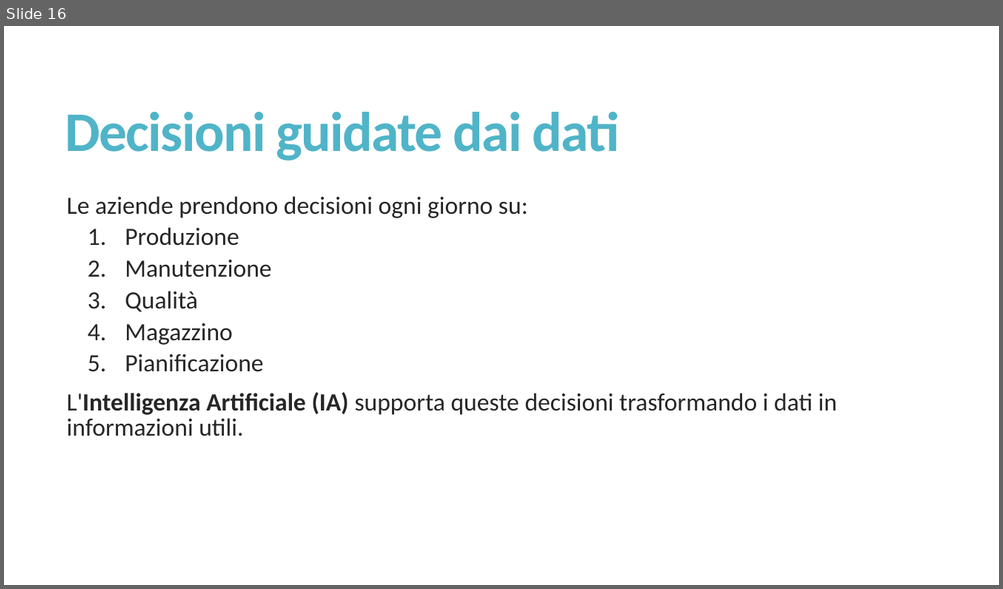
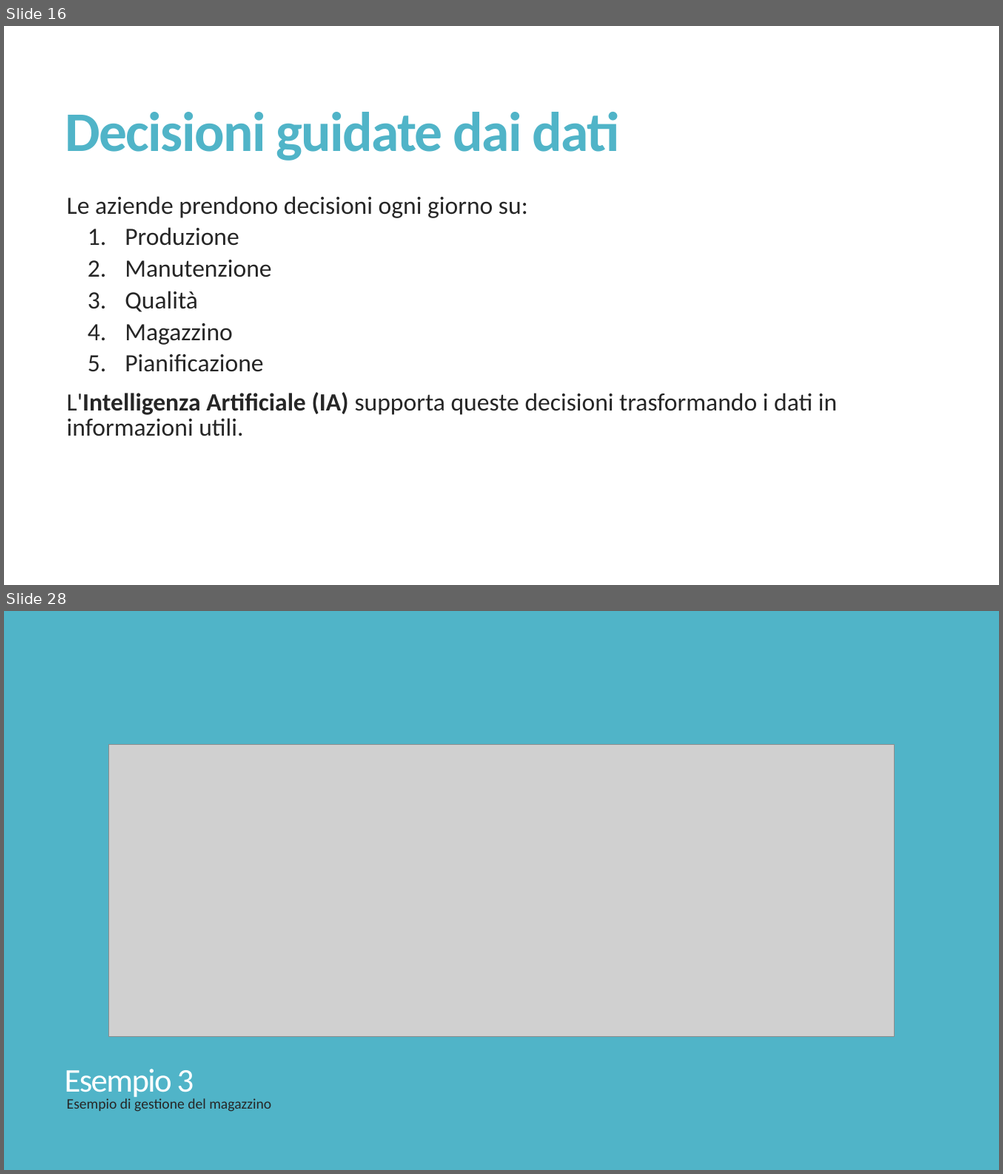
Before and after one commit to misterkilgore/machine_learning_4_pmi, a slide deck: slides/Innovazione con l’IA - Lezione 1.pptx. Shown one above the other, each under a label of ours: slide 16 before the commit, slides 16 and 28 after it; the slides between them are not shown. The pictures are 1003x589 and 1003x1174 pixels, drawn with LibreOffice and Linux fonts; fonts in the diff are those of the drawing; grey boxes stand for pictures. Boxes give left, top, right and bottom in pixels: in the first picture for what was removed or moved away, otherwise in the second. Text is boxed around its words. In the diff, an @@ line names an element or a change of style, - is before the commit and + after.

```diff
--- a/slides/Innovazione con l’IA - Lezione 1.pptx
+++ b/slides/Innovazione con l’IA - Lezione 1.pptx
@@ slide 28 added at box(4, 611, 999, 1170), background #50B4C8 @@
@@ picture added at box(109, 744, 894, 1037) @@
@@ title added at box(65, 1069, 194, 1101), 32 pt, text #FFFFFF @@
+Esempio 3
@@ text added at box(67, 1099, 271, 1112), 14 pt, text #262626 @@
+Esempio di gestione del magazzino
```
Also in this commit, not shown: 3 slides changed, 8 other slides added, 1 other file.
